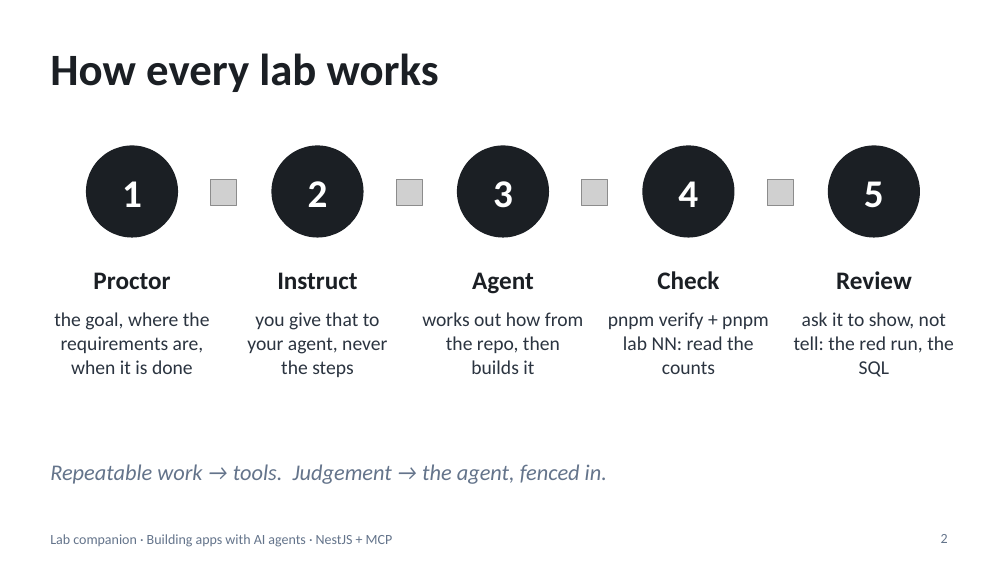
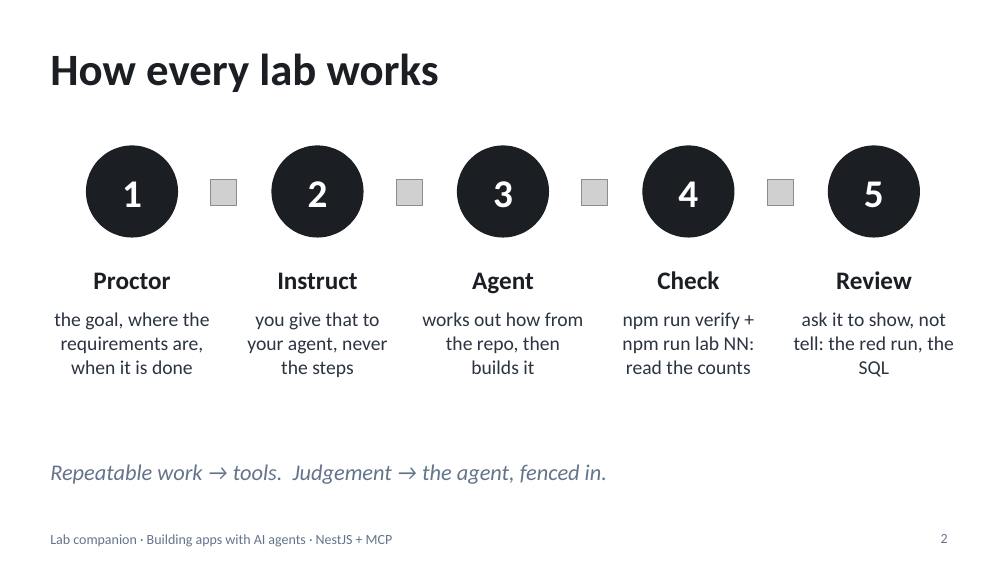
Before and after one commit to blazaga/ai-training-modules, a slide deck: slide 2 of docs/ai-agent-training/slides/lab-companion.pptx. Drawn at 1008x567 pixels with LibreOffice and Linux fonts; fonts in the diff are those of the drawing; grey boxes stand for pictures. Boxes give left, top, right and bottom in pixels: in the first picture for what was removed or moved away, otherwise in the second. Text is boxed around its words. In the diff, an @@ line names an element or a change of style, - is before the commit and + after.

```diff
--- a/docs/ai-agent-training/slides/lab-companion.pptx
+++ b/docs/ai-agent-training/slides/lab-companion.pptx
@@ text at [622, 312, 755, 374]: text changed @@
-pnpm verify + pnpm lab NN: read the counts
+npm run verify + npm run lab NN: read the counts
```
Also in this commit, not shown: 15 other slides changed, 11 other files.
